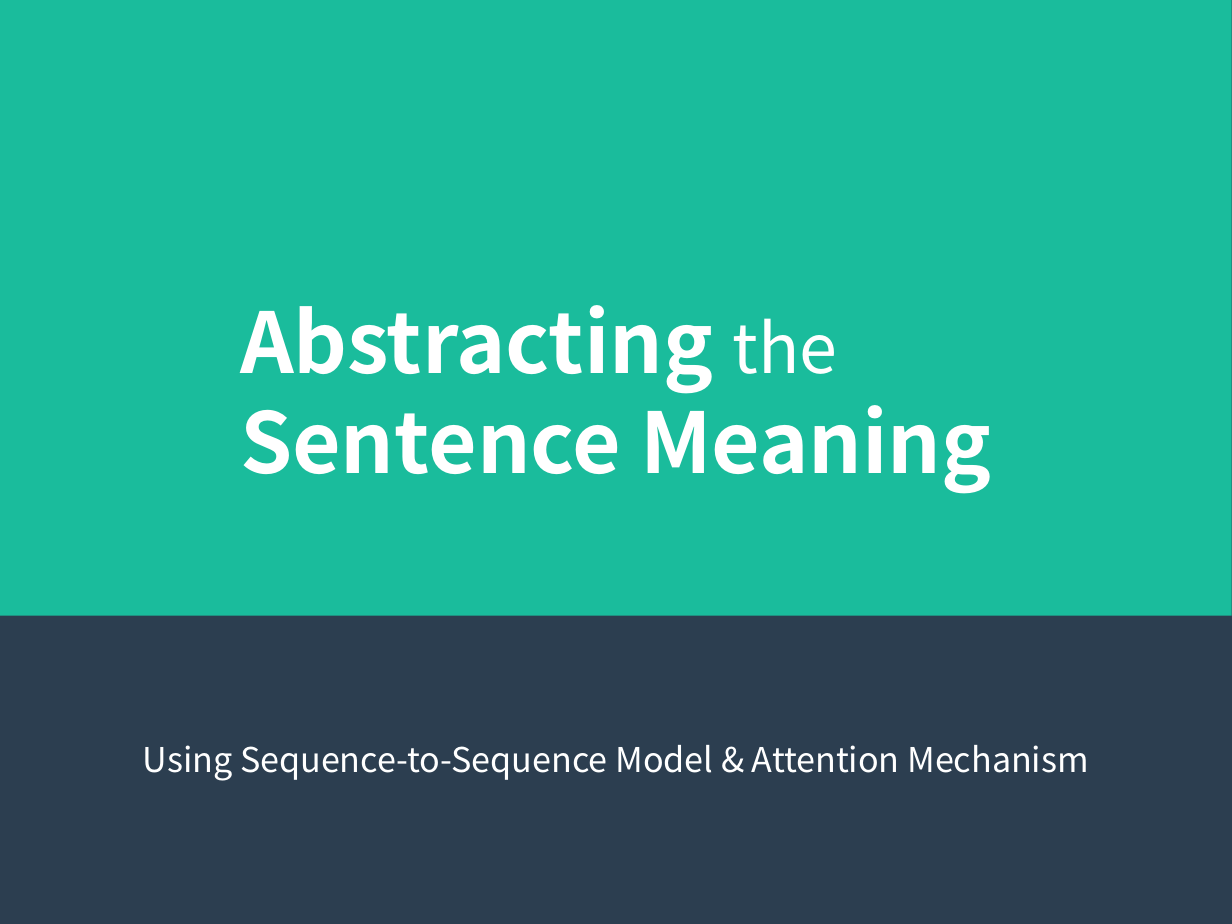
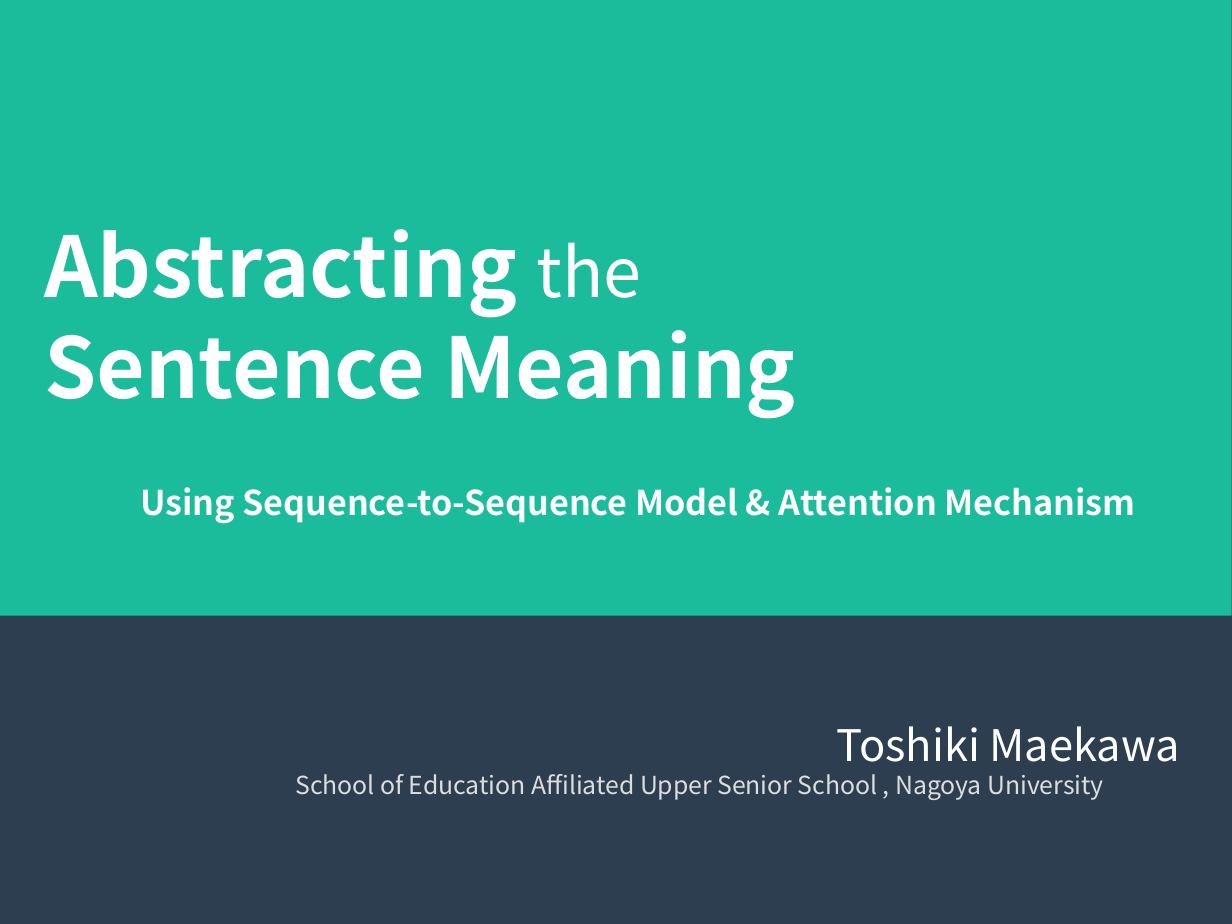
Before and after one commit to maekawatoshiki/neural-machine-translation-demo, a slide deck: slide 1 of NY_slide.ppt. Drawn at 1232x924 pixels with LibreOffice and Linux fonts; fonts in the diff are those of the drawing. Boxes give left, top, right and bottom in pixels: in the first picture for what was removed or moved away, otherwise in the second. Text is boxed around its words. In the diff, an @@ line names an element or a change of style, - is before the commit and + after.

```diff
--- a/NY_slide.ppt
+++ b/NY_slide.ppt
@@ text "Abstracting the Sentence Meaning": place and size @@
-text "Abstracting the Sentence Meaning" at box(240, 305, 992, 494)
+text "Abstracting the Sentence Meaning" at box(44, 229, 796, 418)
@@ text "Using Sequence-to-Sequence Model & Attention ...": place and size @@
-text "Using Sequence-to-Sequence Model & Attention ..." at box(143, 745, 1088, 781)
+text "Using Sequence-to-Sequence Model & Attention ..." at box(140, 487, 1136, 524)
@@ text "Using Sequence-to-Sequence Model & Attention ..." at box(140, 487, 1136, 524): bold on; vertical alignment middle to top @@
@@ text added at box(295, 726, 1181, 800), 16 pt, text #DDDDDD @@
+Toshiki Maekawa
+School of Education Affiliated Upper Senior School , Nagoya University
```
Also in this commit, not shown: 11 other slides changed, 5 slides added, 2 other files.
